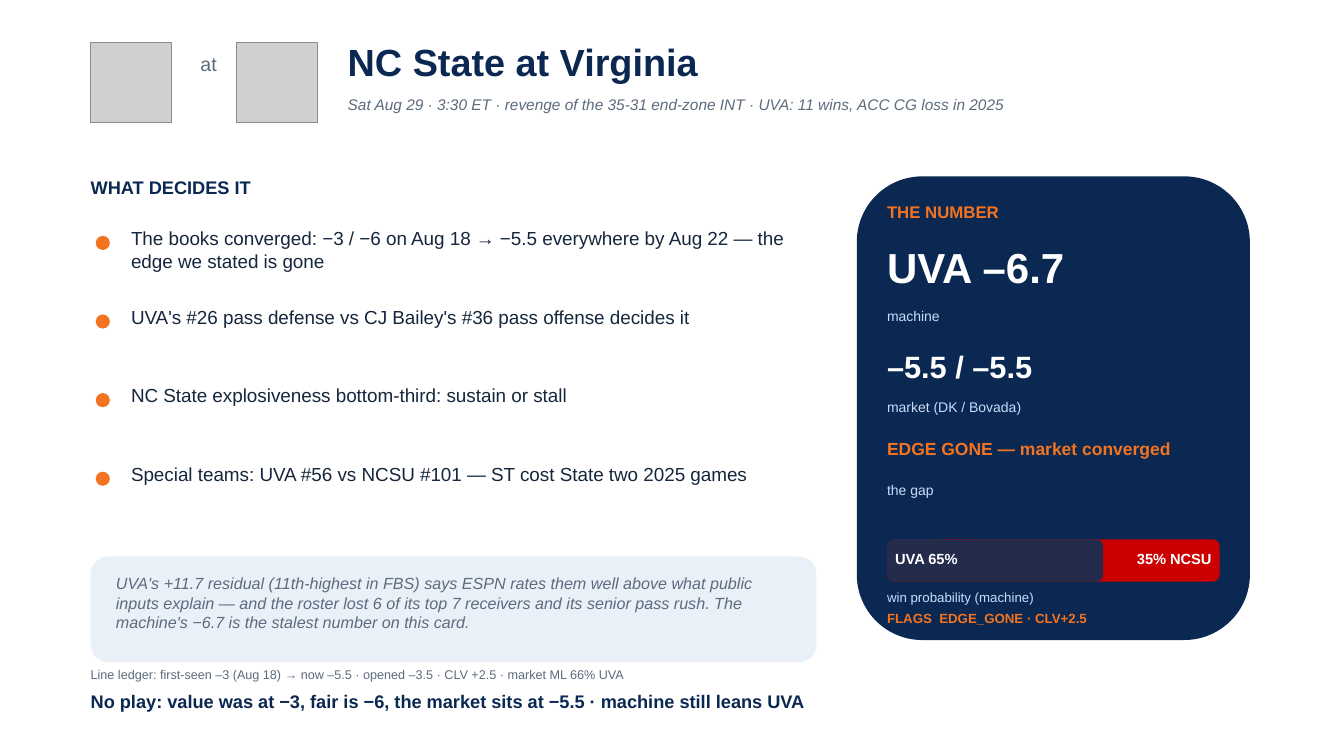
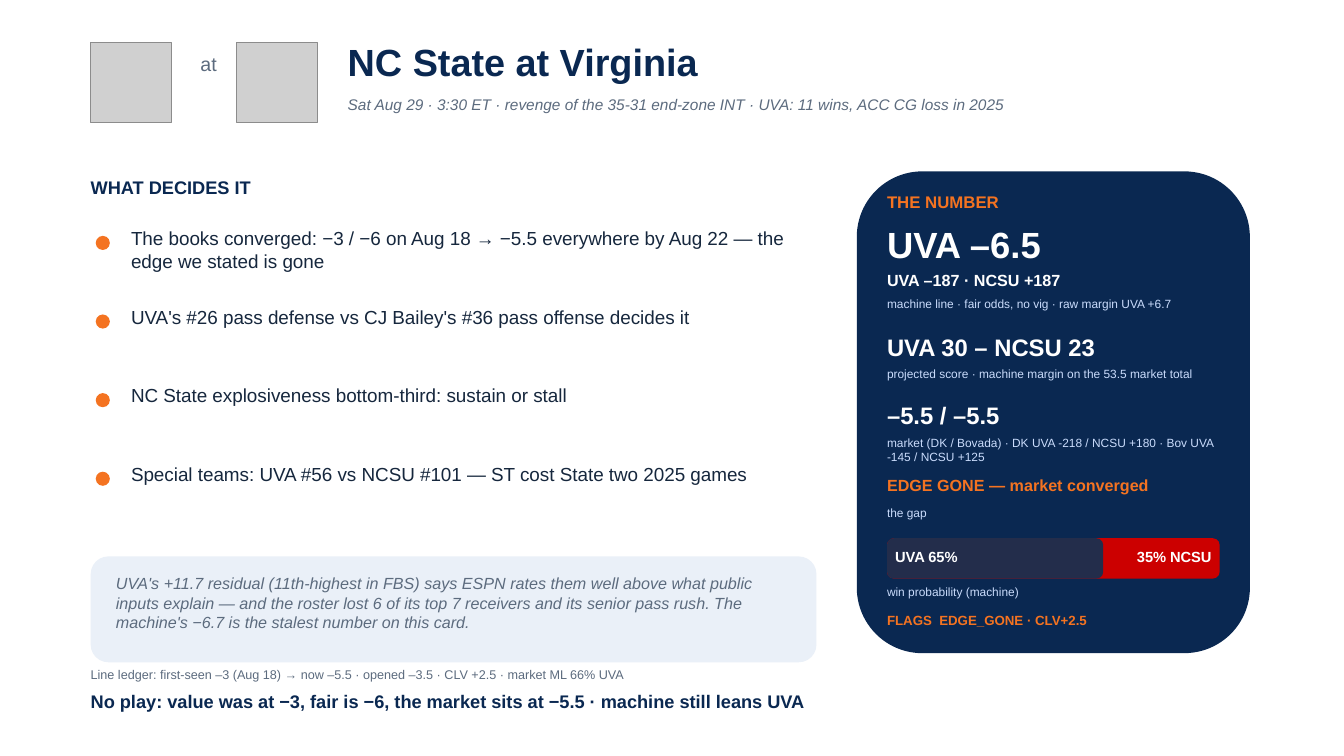
Before and after one commit to lucasalvarezflorida-lab/ncaa-fbs-analytics, a slide deck: slide 4 of decks/2026_Week0_Episode1.pptx. Drawn at 1344x756 pixels with LibreOffice and Linux fonts; fonts in the diff are those of the drawing; grey boxes stand for pictures. Boxes give left, top, right and bottom in pixels: in the first picture for what was removed or moved away, otherwise in the second. Text is boxed around its words. In the diff, an @@ line names an element or a change of style, - is before the commit and + after.

```diff
--- a/decks/2026_Week0_Episode1.pptx
+++ b/decks/2026_Week0_Episode1.pptx
@@ rounded rectangle: place and size @@
-rounded rectangle at [857,176,1250,640]
+rounded rectangle at [857,171,1250,653]
@@ text "THE NUMBER": place and size @@
-text "THE NUMBER" at [887,206,999,218]
+text "THE NUMBER" at [887,196,999,208]
@@ text at [887,232,1041,259]: text changed; size 30 to 26 pt @@
-UVA –6.7
+UVA –6.5
@@ text at [887,274,1060,286]: text changed; size 10 to 11.5 pt; text colour #CADCFC to #FFFFFF; bold on @@
-machine
+UVA –187 · NCSU +187
@@ text added at [887,299,1172,310], 8.5 pt, text #CADCFC @@
+machine line · fair odds, no vig · raw margin UVA +6.7
@@ text at [887,339,1094,357]: text changed; size 10 to 17 pt; text colour #CADCFC to #FFFFFF; bold on @@
-market (DK / Bovada)
+UVA 30 – NCSU 23
@@ text added at [887,369,1193,381], 8.5 pt, text #CADCFC @@
+projected score · machine margin on the 53.5 market total
@@ text "–5.5 / –5.5": place and size @@
-text "–5.5 / –5.5" at [887,356,1032,379]
+text "–5.5 / –5.5" at [887,407,999,425]
@@ text "–5.5 / –5.5" at [887,407,999,425]: size 22 to 17 pt @@
@@ text added at [887,438,1214,461], 8.5 pt, text #CADCFC @@
+market (DK / Bovada) · DK UVA -218 / NCSU +180 · Bov UVA -145 / NCSU +125
@@ text "EDGE GONE — market converged": place and size @@
-text "EDGE GONE — market converged" at [887,442,1170,459]
+text "EDGE GONE — market converged" at [887,479,1148,495]
@@ text "EDGE GONE — market converged" at [887,479,1148,495]: size 12.5 to 11.5 pt @@
@@ text "the gap": place and size @@
-text "the gap" at [887,485,933,498]
+text "the gap" at [887,508,927,520]
@@ text "the gap" at [887,508,927,520]: size 10 to 8.5 pt @@
@@ text "win probability (machine)" at [887,587,1019,599]: size 9.5 to 8.5 pt @@
```
Also in this commit, not shown: 6 other slides changed, 1 other file.
